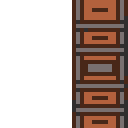
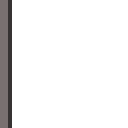
Layer changes from the first 128 x 128 image to the second:
removed layer "\ #4" (was 60%) over bbox(72, 0, 128, 128)
removed layer "\ #3" over bbox(72, 0, 128, 128)
"\": opacity 100% → 55%, moved it above "\ #1", painted on it over bbox(8, 0, 12, 128)
painted on "\ #1" over bbox(0, 0, 12, 128)
